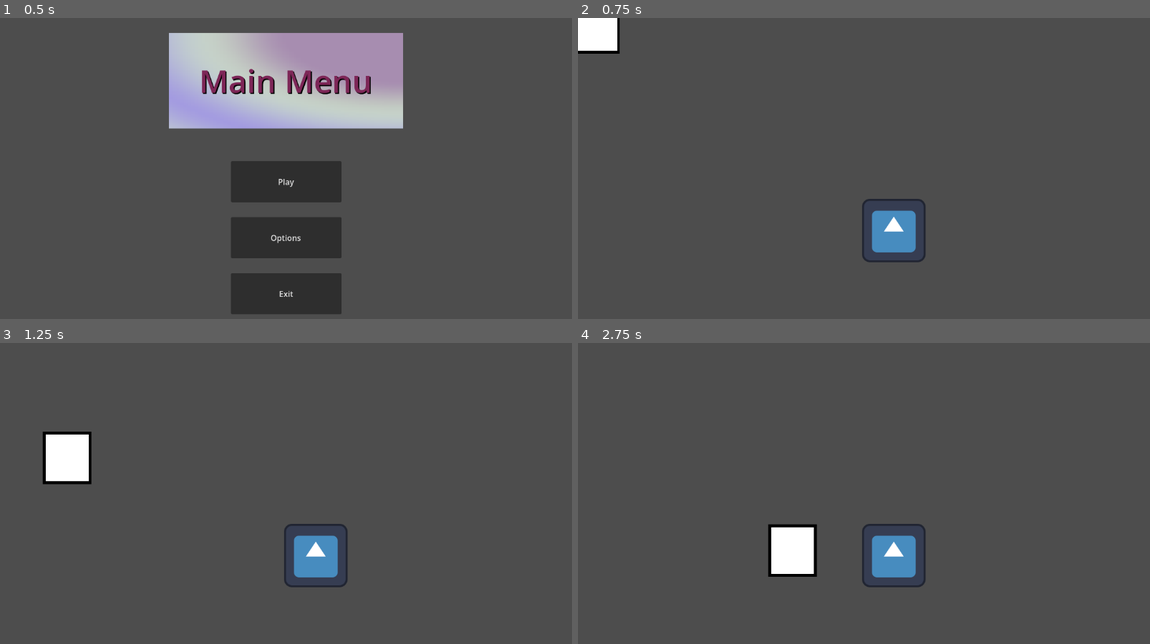
Above: before the commit, frames 1-4 (two rows, left to right).
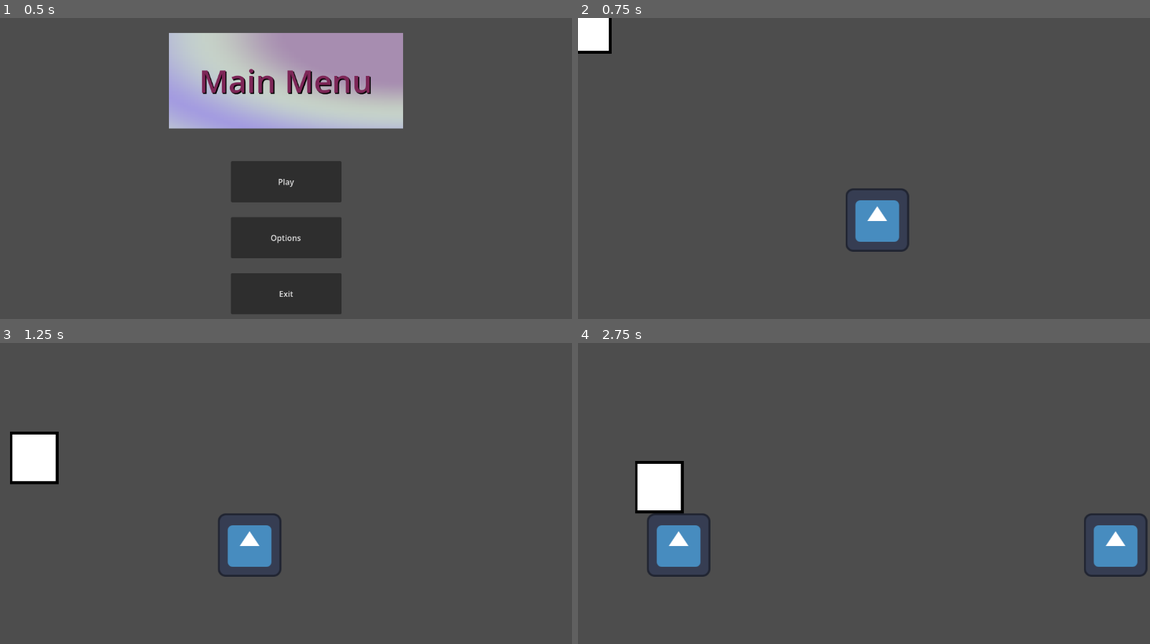
Above: after the commit, the same moments.

Repository: driftingdeluge/Spring_Game_Jam_2026
Game: Godot game, scene res://Scenes/Menu.tscn
Same seed, same stepped clock (60 frames per second), same inputs: the game is played once before the commit and once after it. The engine's default icon, where the game draws it, is replaced by a stand-in: a white triangle on a blue panel in a dark square.
Inputs:
- Up to frame 1 (0.5 s): no input
- Up to frame 2 (0.75 s): click "Play" at 0.5 s
- Up to frame 3 (1.25 s): no input
- Up to frame 4 (2.75 s): tap Space (jump) at 1.52, 2.27 s

Frame 1 is identical in both runs. In frame 2, 1.9% of the frame differs, in the area x 5-61%, y 0-82%; in frame 3, 4.9%; in frame 4, 7.1%, in the area x 10-100%, y 39-82%.

Commit message:
add obby

Diff:
--- /dev/null
+++ b/Scenes/obstacle.gd
@@ -0,0 +1,10 @@
+extends CharacterBody2D
+
+@export var speed := 200
+
+func _physics_process(delta):
+	velocity.x = -speed
+	move_and_slide()
+
+	if global_position.x < -100:
+		queue_free()
--- a/Scenes/obstacle.tscn
+++ b/Scenes/obstacle.tscn
@@ -1,8 +1,10 @@
 [gd_scene format=3 uid="uid://futohi41ky8k"]
 
+[ext_resource type="Script" uid="uid://neuypyl0dgj1" path="res://Scenes/obstacle.gd" id="1_2p81s"]
 [ext_resource type="Texture2D" uid="uid://xgddwp673vky" path="res://icon.svg" id="1_15o2q"]
 
-[node name="Obstacle" type="StaticBody2D" unique_id=1157789120]
+[node name="Obstacle" type="CharacterBody2D" unique_id=1557196692]
+script = ExtResource("1_2p81s")
 
 [node name="Sprite2D" type="Sprite2D" parent="." unique_id=698724755]
 texture = ExtResource("1_15o2q")
--- a/Scenes/playground.tscn
+++ b/Scenes/playground.tscn
@@ -2,6 +2,7 @@
 
 [ext_resource type="PackedScene" uid="uid://cuh2bed3vj1h1" path="res://Scenes/Player.tscn" id="1_rupst"]
 [ext_resource type="PackedScene" uid="uid://futohi41ky8k" path="res://Scenes/obstacle.tscn" id="2_6xle2"]
+[ext_resource type="Script" uid="uid://563d77m5scn5" path="res://Scenes/spawner.gd" id="3_u4ce8"]
 
 [sub_resource type="WorldBoundaryShape2D" id="WorldBoundaryShape2D_edjgo"]
 
@@ -17,3 +18,7 @@
 
 [node name="Obstacle" parent="." unique_id=1157789120 instance=ExtResource("2_6xle2")]
 position = Vector2(636, 429)
+
+[node name="Spawner" type="Node2D" parent="." unique_id=280141274]
+position = Vector2(1226, 437)
+script = ExtResource("3_u4ce8")
--- /dev/null
+++ b/Scenes/spawner.gd
@@ -0,0 +1,17 @@
+extends Node2D
+
+@export var obstacle_scene: PackedScene = preload("res://Scenes/obstacle.tscn")
+@export var spawn_time := 1.5
+
+func _ready():
+	spawn_loop()
+
+func spawn_loop():
+	while true:
+		await get_tree().create_timer(randf_range(1.0, spawn_time)).timeout
+		spawn_obstacle()
+
+func spawn_obstacle():
+	var obstacle_instance = obstacle_scene.instantiate()
+	obstacle_instance.position = Vector2(0, 0)
+	add_child(obstacle_instance)
--- a/player.gd
+++ b/player.gd
@@ -1,19 +1,16 @@
 extends CharacterBody2D
 
-@export var speed := 200
+@export var speed := 100
 @export var jump_force := -600
 @export var gravity := 1000
 @export var rotation_speed = 3.0
 
 func _physics_process(delta):
-	# Apply gravity
 	if not is_on_floor():
 		velocity.y += gravity * delta
 
-	# Constant forward movement
 	velocity.x = speed
 
-	# Jump input
 	if Input.is_action_just_pressed("jump") and is_on_floor():
 		velocity = Vector2.UP.rotated(rotation) * rotation_speed
 		velocity.y = jump_force
Not shown, added: Scenes/obstacle.gd.uid
Not shown, added: Scenes/spawner.gd.uid
